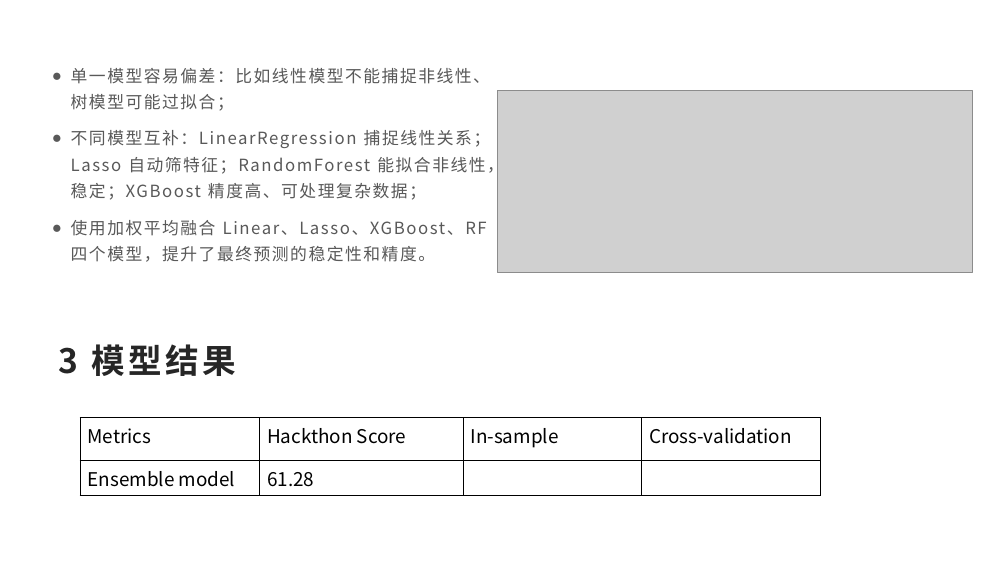
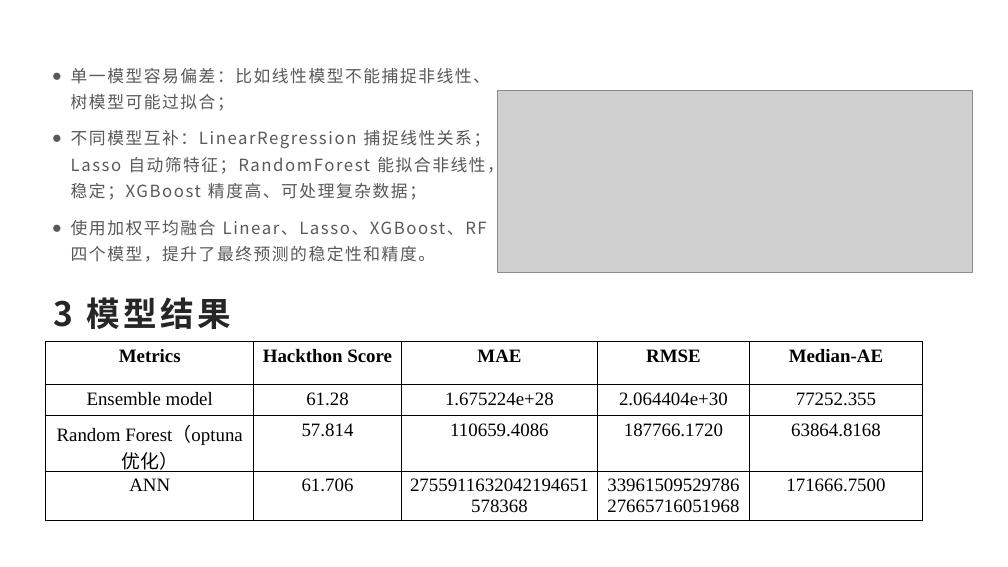
Before and after one commit to Quant-of-Renmin-University/QuantEcon2025_RUC, a slide deck: slide 6 of Homework/eng/2021200639/房价预测模型pre 邱丹绮2021200639.pptx. Drawn at 1008x567 pixels with LibreOffice and Linux fonts; fonts in the diff are those of the drawing; grey boxes stand for pictures. Boxes give left, top, right and bottom in pixels: in the first picture for what was removed or moved away, otherwise in the second. Text is boxed around its words. In the diff, an @@ line names an element or a change of style, - is before the commit and + after.

```diff
--- a/Homework/eng/2021200639/房价预测模型pre 邱丹绮2021200639.pptx
+++ b/Homework/eng/2021200639/房价预测模型pre 邱丹绮2021200639.pptx
@@ title "3 模型结果": place and size @@
-title "3 模型结果" at bbox=[58, 344, 236, 376]
+title "3 模型结果" at bbox=[53, 297, 231, 329]
@@ table at bbox=[45, 342, 923, 521] @@
-Metrics | Hackthon Score | In-sample | Cross-validation
-Ensemble model | 61.28 |  | 
+Metrics | Hackthon Score | MAE | RMSE | Median-AE
+Ensemble model | 61.28 | 1.675224e+28 | 2.064404e+30 | 77252.355
+Random Forest（optuna优化） | 57.814 | 110659.4086 | 187766.1720 | 63864.8168
+ANN | 61.706 | 2755911632042194651578368 | 3396150952978627665716051968 | 171666.7500
@@ table: place and size @@
-table at bbox=[80, 418, 820, 492]
+table at bbox=[45, 342, 923, 521]
```
